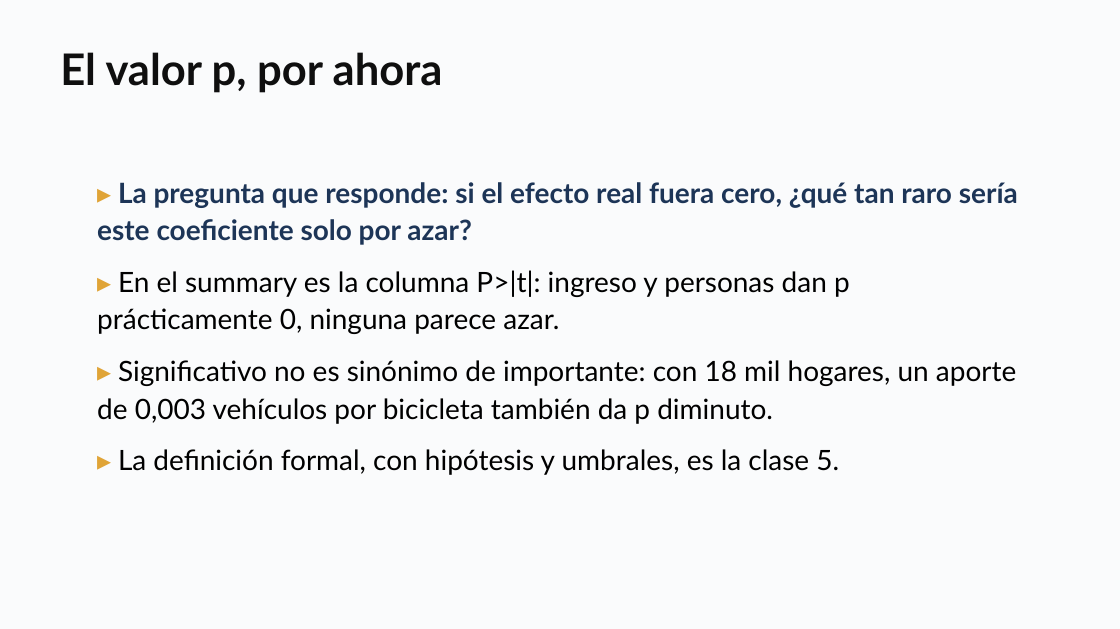
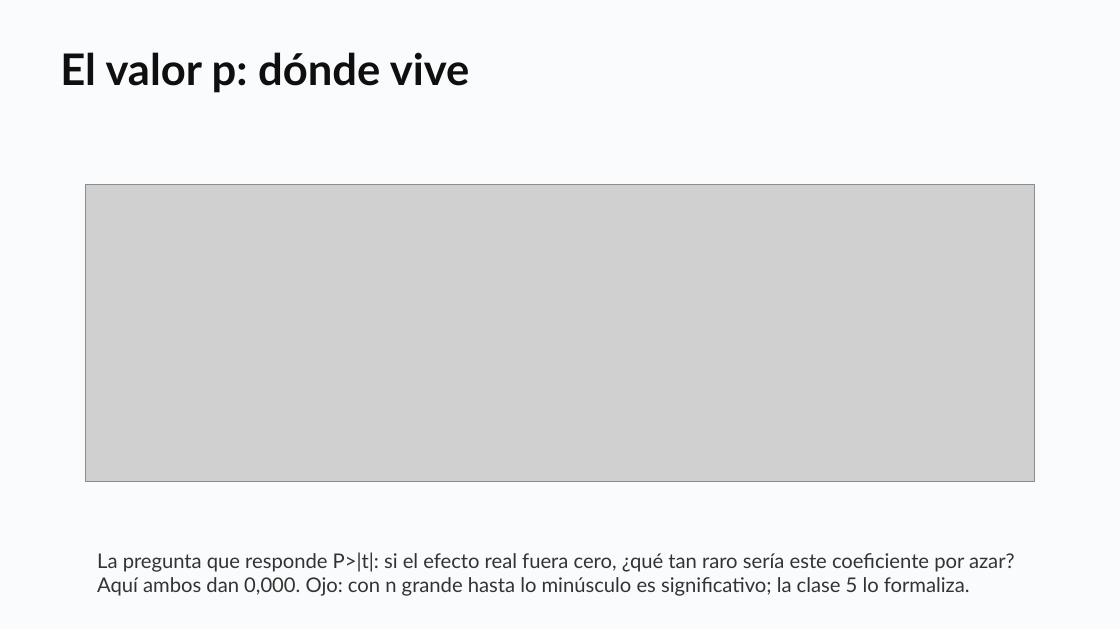
Before and after one commit to daniopitz/diplomado-cdd, a slide deck: slide 21 of presentaciones/clase04_regresion_multiple.pptx (slide 20 before the commit). Drawn at 1120x629 pixels with LibreOffice and Linux fonts; fonts in the diff are those of the drawing; grey boxes stand for pictures. Boxes give left, top, right and bottom in pixels: in the first picture for what was removed or moved away, otherwise in the second. Text is boxed around its words. In the diff, an @@ line names an element or a change of style, - is before the commit and + after.

```diff
--- a/presentaciones/clase04_regresion_multiple.pptx
+++ b/presentaciones/clase04_regresion_multiple.pptx
@@ text at (x1=60, y1=52, x2=470, y2=93): text changed @@
-El valor p, por ahora
+El valor p: dónde vive
@@ picture added at (x1=85, y1=185, x2=1034, y2=483) @@
@@ text removed at (x1=97, y1=182, x2=1018, y2=475) @@
-▸ La pregunta que responde: si el efecto real fuera cero, ¿qué tan raro sería este coeficiente solo por azar?
-▸ En el summary es la columna P>|t|: ingreso y personas dan p prácticamente 0, ninguna parece azar.
-▸ Significativo no es sinónimo de importante: con 18 mil hogares, un aporte de 0,003 vehículos por bicicleta también da p diminuto.
-▸ La definición formal, con hipótesis y umbrales, es la clase 5.
@@ text added at (x1=97, y1=552, x2=1015, y2=596), 13 pt, text #333333 @@
+La pregunta que responde P>|t|: si el efecto real fuera cero, ¿qué tan raro sería este coeficiente por azar? Aquí ambos dan 0,000. Ojo: con n grande hasta lo minúsculo es significativo; la clase 5 lo formaliza.
```
Also in this commit, not shown: 3 other slides changed, 2 slides added, 3 other files.
